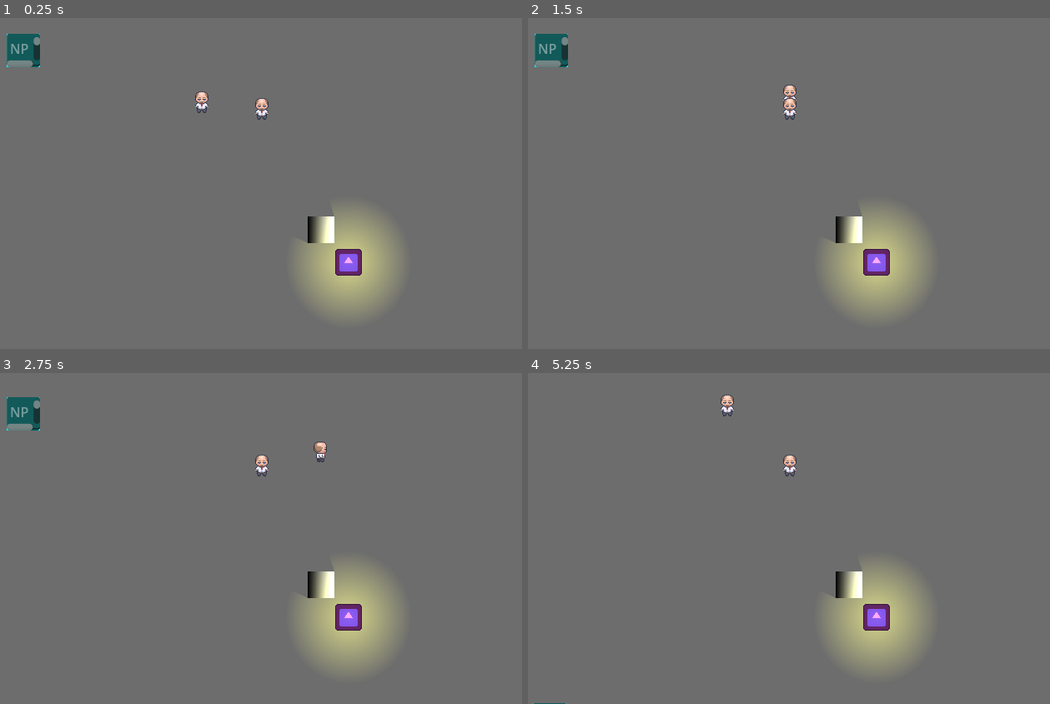
Above: before the commit, frames 1-4 (two rows, left to right).
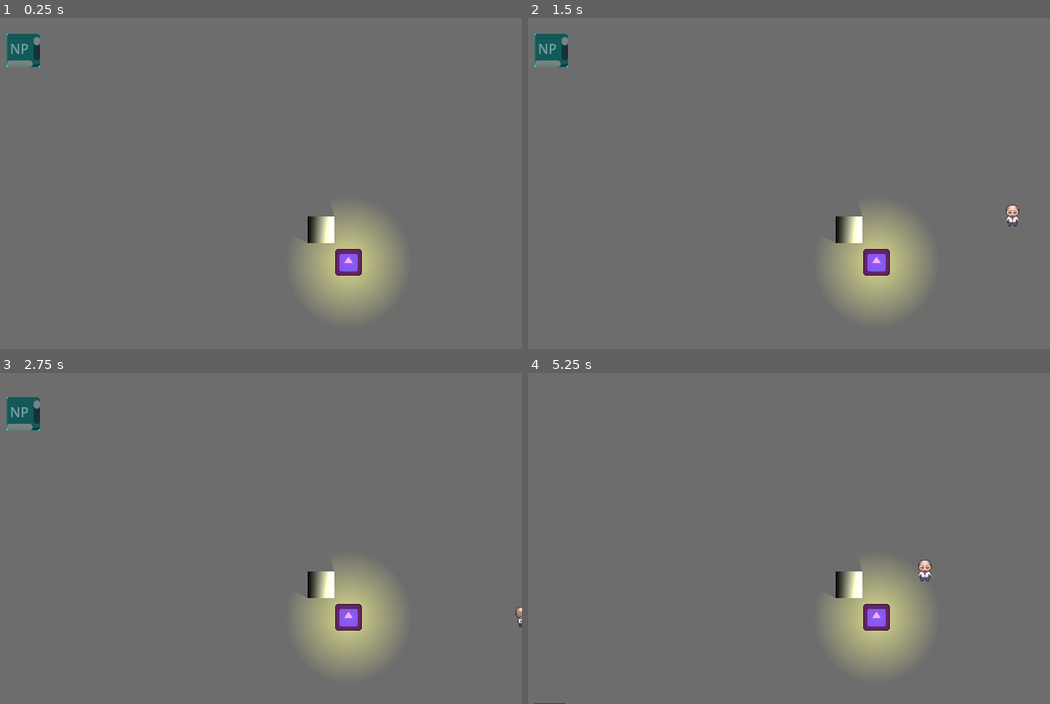
Above: after the commit, the same moments.

Repository: ChrisFlanTheMan/Busy-Work
Game: Godot game, scene res://main.tscn
Same seed, same stepped clock (60 frames per second), same inputs: the game is played once before the commit and once after it. The engine's default icon, where the game draws it, is replaced by a stand-in: a white triangle on a blue panel in a dark square.
Inputs:
- Up to frame 1 (0.25 s): no input
- Up to frame 2 (1.5 s): tap Enter at 0.5, 0.6, 1.35 s; hold D 0.53-1.28 s; hold S from 1.28 s (still down)
- Up to frame 3 (2.75 s): release S at 2.03 s; hold D from 2.03 s (still down); tap Enter at 2.1 s
- Up to frame 4 (5.25 s): release D at 2.78 s; hold W 2.78-3.53 s; tap Enter every 0.75 s from 2.85 to 5.1 s; hold A 3.53-5.03 s; hold S from 5.03 s (still down)

The runs differ from the first frame. In frame 1, 0.2% of the frame differs, in the area x 37-52%, y 22-31%; in frame 2, 0.3%; in frame 3, 0.3%; in frame 4, 0.4%, in the area x 36-78%, y 6-63%.

Commit message:
Make players instantiate when added

Diff:
--- a/Autoloads/PlayerInput.gd
+++ b/Autoloads/PlayerInput.gd
@@ -58,6 +58,8 @@
 	func _init(device: int):
 		controlType = ControlType.Gamepad
 		deviceId = device
+
+signal playerAdded(playerId: int)
 
 const DEADZONE = 0.2
 const MAX_PLAYERS := 4
@@ -121,6 +123,7 @@
 					hasKbPlayer = true
 			if not hasKbPlayer:
 				playerSlots.push_back(KeyboardPlayerMapping.new())
+				playerAdded.emit(len(playerSlots) - 1)
 		if event is InputEventJoypadButton:
 			# add new joypad player
 			var hasDevicePlayer = false
@@ -130,3 +133,4 @@
 						hasDevicePlayer = true
 			if not hasDevicePlayer:
 				playerSlots.push_back(GamepadPlayerMapping.new(event.device))
+				playerAdded.emit(len(playerSlots) - 1)
--- /dev/null
+++ b/main.gd
@@ -0,0 +1,18 @@
+extends Node2D
+
+
+var playerScene = preload("res://player.tscn")
+
+# Called when the node enters the scene tree for the first time.
+func _ready():
+	PlayerInput.playerAdded.connect(addPlayer)
+
+# Called every frame. 'delta' is the elapsed time since the previous frame.
+func _process(delta):
+	pass
+
+func addPlayer(playerId):
+	var player = playerScene.instantiate()
+	player.playerId = playerId
+	player.position = Vector2(600, 300)
+	add_child(player)
--- a/main.tscn
+++ b/main.tscn
@@ -1,6 +1,6 @@
 [gd_scene load_steps=7 format=3 uid="uid://y22n8hs3bqj7"]
 
-[ext_resource type="PackedScene" uid="uid://dy2sgfvy4jpjl" path="res://player.tscn" id="1_nrxhn"]
+[ext_resource type="Script" path="res://main.gd" id="1_2uy7a"]
 [ext_resource type="PackedScene" path="res://npc.tscn" id="2_alj76"]
 [ext_resource type="PackedScene" uid="uid://dtll4y64nibr6" path="res://enemy.tscn" id="2_fl8u8"]
 [ext_resource type="PackedScene" uid="uid://dqq2qbshk6noj" path="res://obstacle.tscn" id="3_c2a7k"]
@@ -13,18 +13,12 @@
 
 [node name="Node2D" type="Node2D"]
 y_sort_enabled = true
+script = ExtResource("1_2uy7a")
 
 [node name="ColorRect" type="ColorRect" parent="."]
 offset_right = 1152.0
 offset_bottom = 648.0
 color = Color(0.427493, 0.427493, 0.427493, 1)
-
-[node name="Player1" parent="." instance=ExtResource("1_nrxhn")]
-position = Vector2(336, 184)
-
-[node name="Player2" parent="." instance=ExtResource("1_nrxhn")]
-position = Vector2(408, 192)
-playerId = 1
 
 [node name="Boss" parent="." instance=ExtResource("2_fl8u8")]
 position = Vector2(512, 376)
Not shown: 1 places in BasicLevel.tscn that only renumber resources
